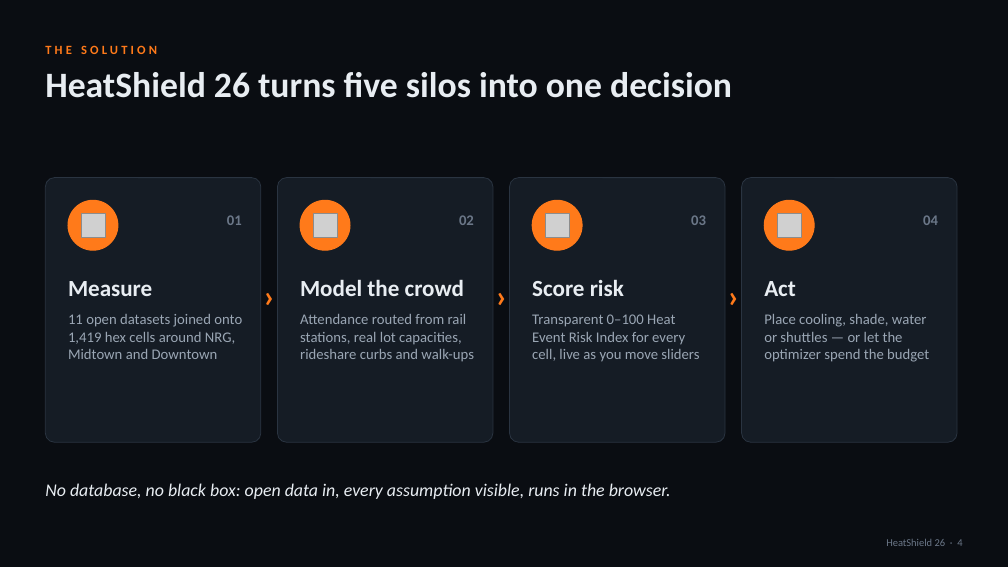
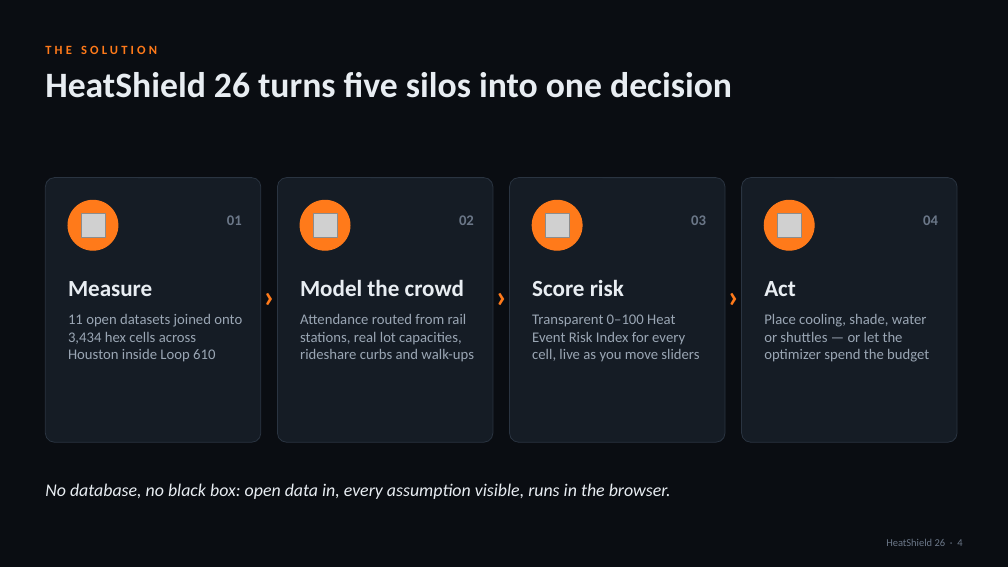
Before and after one commit to salman-khan03/heatshield26, a slide deck: slide 4 of docs/HeatShield26-Pitch.pptx. Drawn at 1008x567 pixels with LibreOffice and Linux fonts; fonts in the diff are those of the drawing; grey boxes stand for pictures. Boxes give left, top, right and bottom in pixels: in the first picture for what was removed or moved away, otherwise in the second. Text is boxed around its words. In the diff, an @@ line names an element or a change of style, - is before the commit and + after.

```diff
--- a/docs/HeatShield26-Pitch.pptx
+++ b/docs/HeatShield26-Pitch.pptx
@@ text at (68, 314, 242, 362): text changed @@
-11 open datasets joined onto 1,419 hex cells around NRG, Midtown and Downtown
+11 open datasets joined onto 3,434 hex cells across Houston inside Loop 610
```
Also in this commit, not shown: 6 other slides changed, 3 other files.
